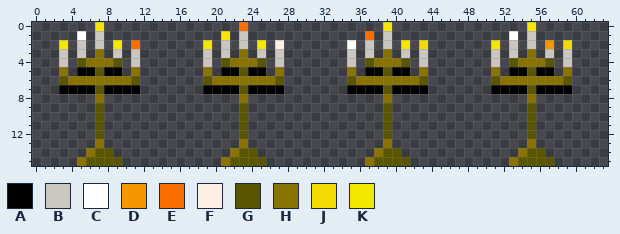
Two versions of one pixel-art sprite, assets/chandelier.png. This is how it looked before the edit.
The file is 64x16 pixels.
Palette (. is transparent): A #000000  B #c9c7bf  C #ffffff  D #f69700  E #f86f00  F #feefe4  G #5a5500  H #897300  J #f3da00  K #f3e700
The same view after the edit:
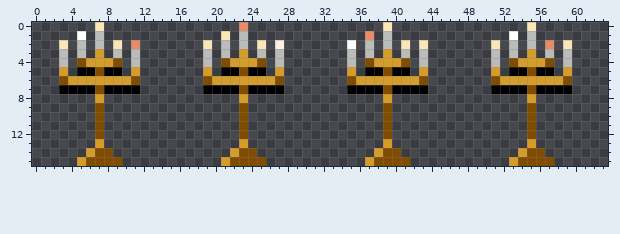
Difference:
colour B: #c9c7bf -> #b9bcb9
colour E: #f86f00 -> #e58d68
colour G: #5a5500 -> #7f4c00
colour H: #897300 -> #d49d29
colour K: #f3e700 -> #f9e7b5
Changed rows in their new state; - is a pixel that keeps its letter.
first column x 43:
 2 K-------------E-K
Boxes around the changes in both pictures, in picture pixels (x1, y1, x2, y2):
changed: (59, 22, 140, 166)
changed: (203, 22, 284, 166)
changed: (347, 22, 428, 166)
changed: (491, 22, 572, 166)
